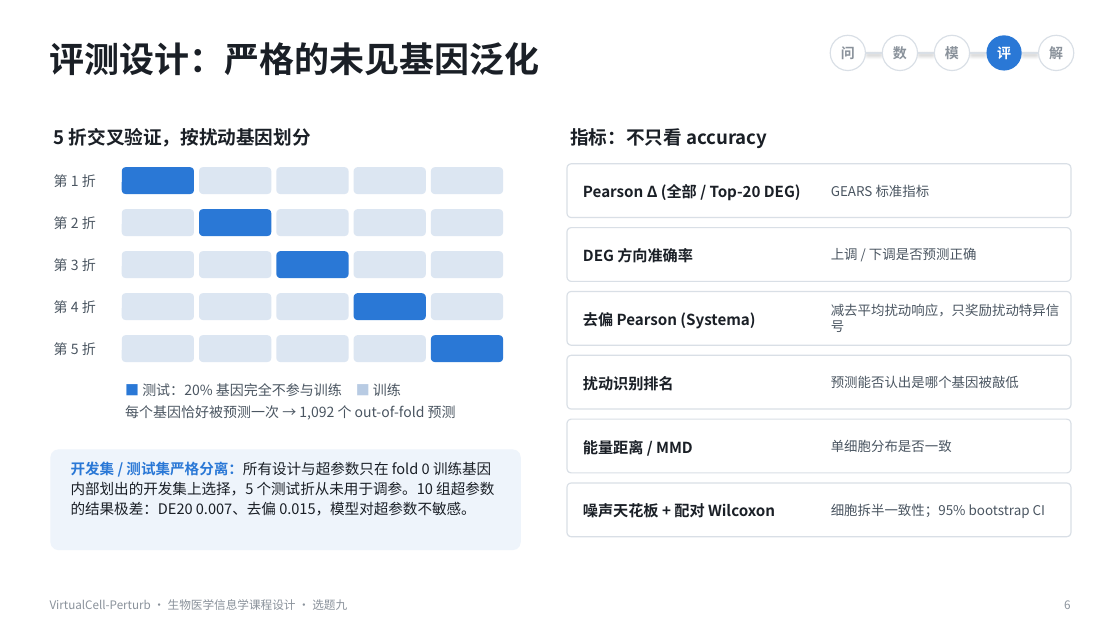
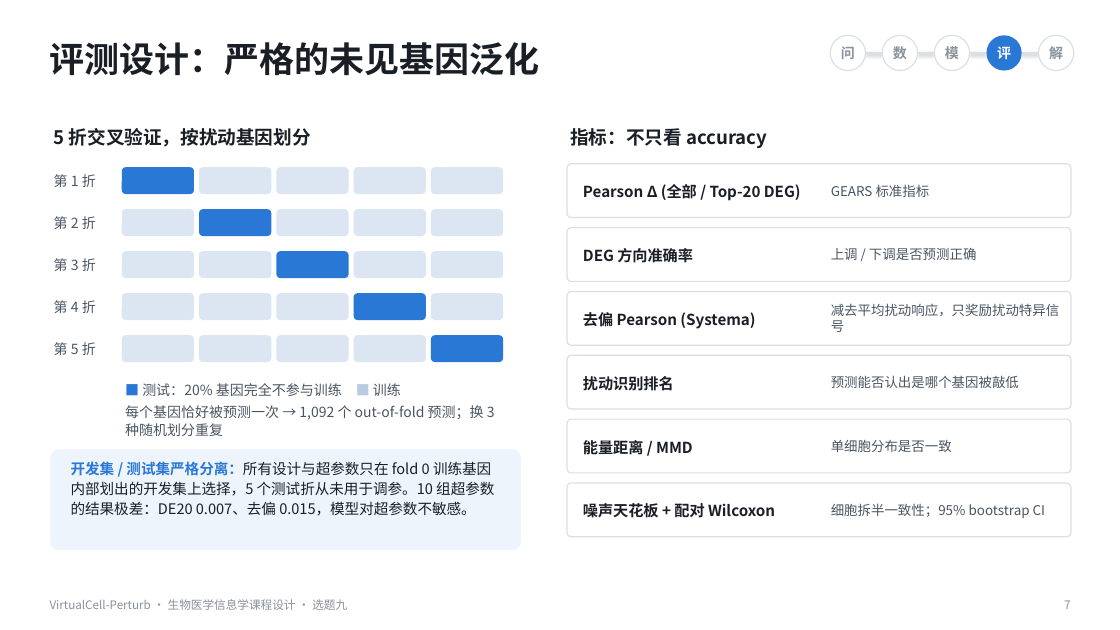
Before and after one commit to GuTianshuo/VirtualCell-Perturb, a slide deck: slide 7 of docs/VirtualCell-Perturb_汇报.pptx (slide 6 before the commit). Drawn at 1120x630 pixels with LibreOffice and Linux fonts; fonts in the diff are those of the drawing. Boxes give left, top, right and bottom in pixels: in the first picture for what was removed or moved away, otherwise in the second. Text is boxed around its words. In the diff, an @@ line names an element or a change of style, - is before the commit and + after.

Commit message:
Round-2 review: leak-free flow evaluation (fold-specific PCA), 3 CV splits, DEG-direction and representation analyses, reliability rating, unit tests + CI, report PDF, 16-slide deck (~9.5 min)

```diff
--- a/docs/VirtualCell-Perturb_汇报.pptx
+++ b/docs/VirtualCell-Perturb_汇报.pptx
@@ text at bbox=[125, 405, 495, 436]: text changed @@
-每个基因恰好被预测一次 → 1,092 个 out-of-fold 预测
+每个基因恰好被预测一次 → 1,092 个 out-of-fold 预测；换 3 种随机划分重复
@@ text at bbox=[1064, 600, 1070, 609]: text changed @@
-6
+7
```
Also in this commit, not shown: 11 other slides changed, 1 slide added, 51 other files.
